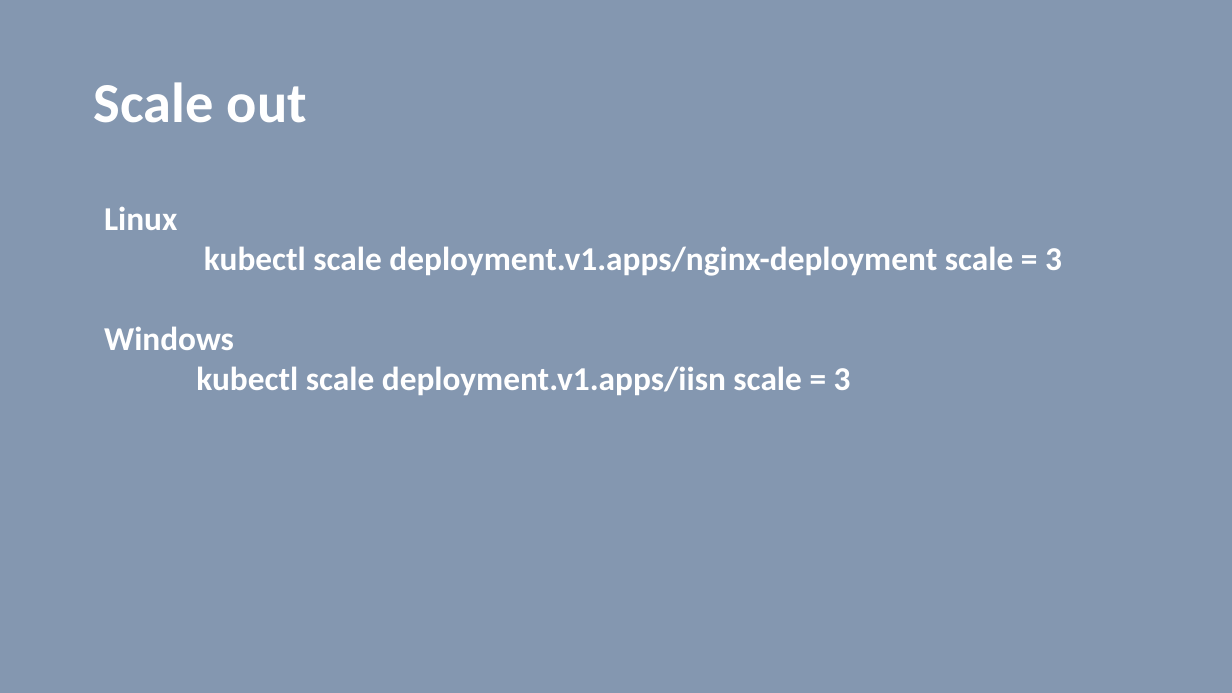
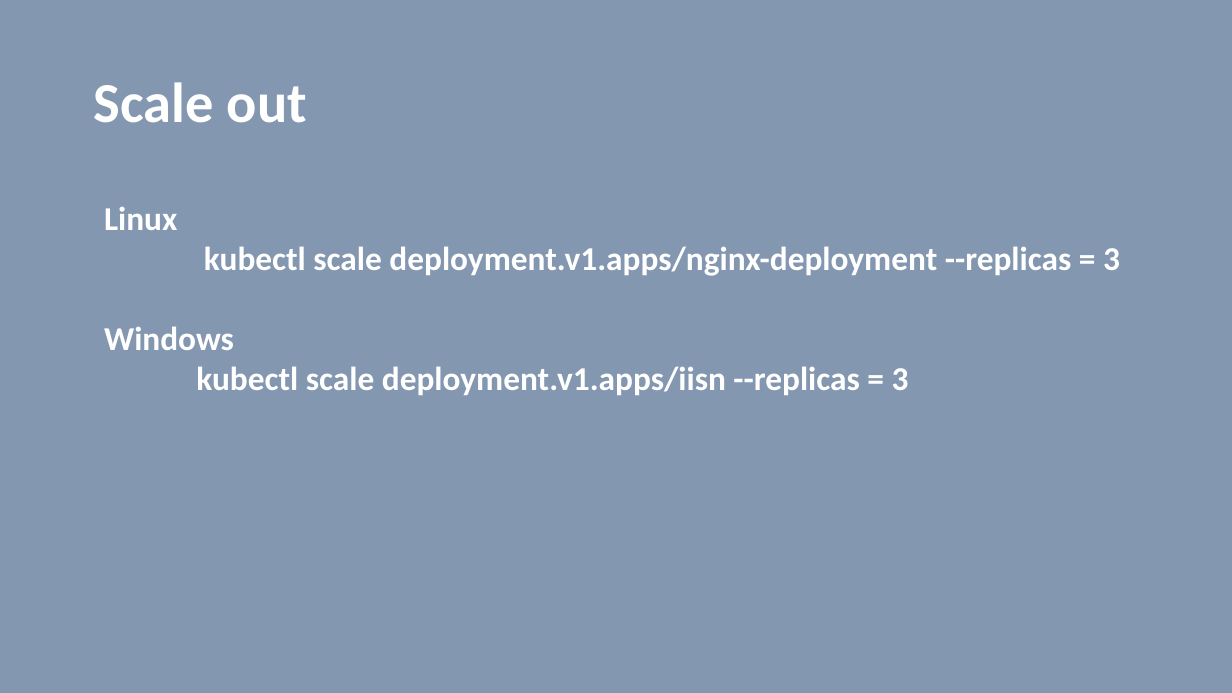
Before and after one commit to vilasvarghese/docker-k8s, a slide deck: slide 52 of notes/day4/4thDay.pptx (slide 50 before the commit). Drawn at 1232x693 pixels with LibreOffice and Linux fonts; fonts in the diff are those of the drawing. Boxes give left, top, right and bottom in pixels: in the first picture for what was removed or moved away, otherwise in the second. Text is boxed around its words. In the diff, an @@ line names an element or a change of style, - is before the commit and + after.

```diff
--- a/notes/day4/4thDay.pptx
+++ b/notes/day4/4thDay.pptx
@@ text at bbox=[204, 246, 1120, 276]: text changed @@
-kubectl scale deployment.v1.apps/nginx-deployment scale = 3
+kubectl scale deployment.v1.apps/nginx-deployment --replicas = 3
@@ text at bbox=[196, 366, 909, 395]: text changed @@
-kubectl scale deployment.v1.apps/iisn scale = 3
+kubectl scale deployment.v1.apps/iisn --replicas = 3
```
Also in this commit, not shown: 6 other slides changed, 2 slides added, 19 other files.
